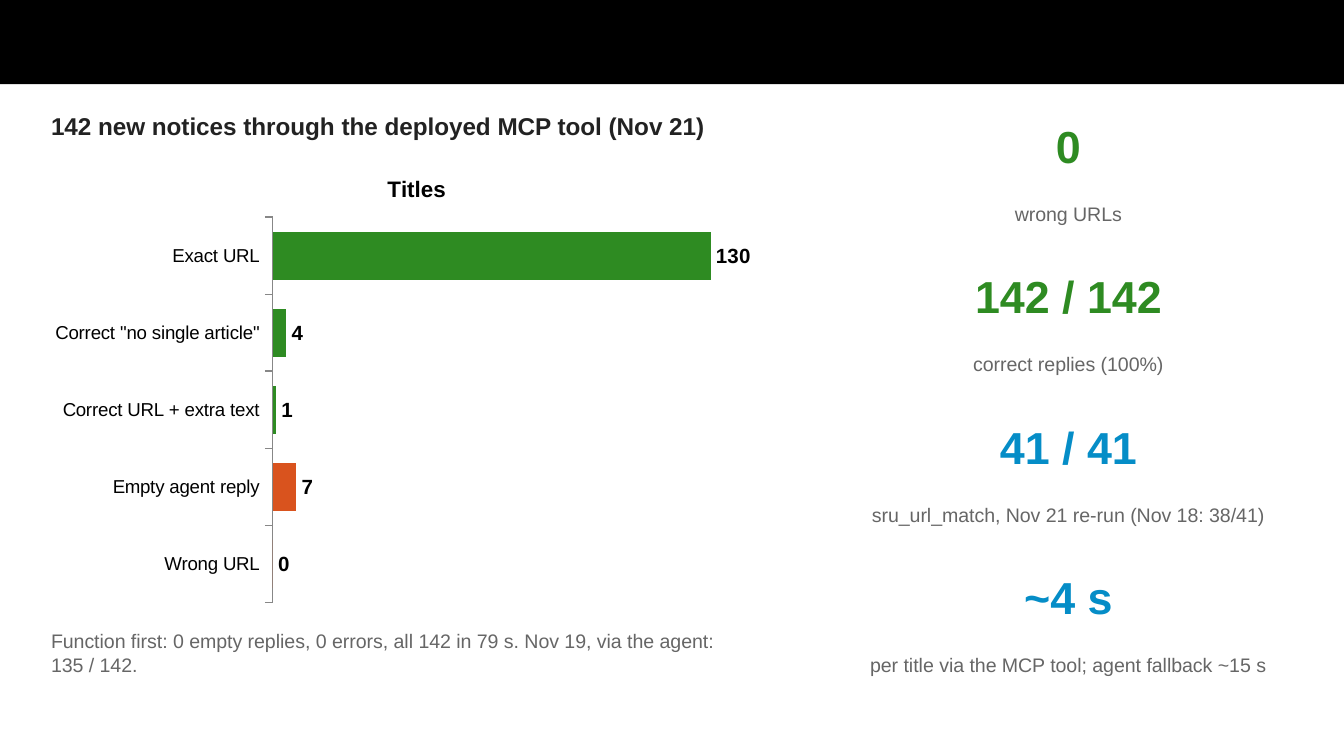
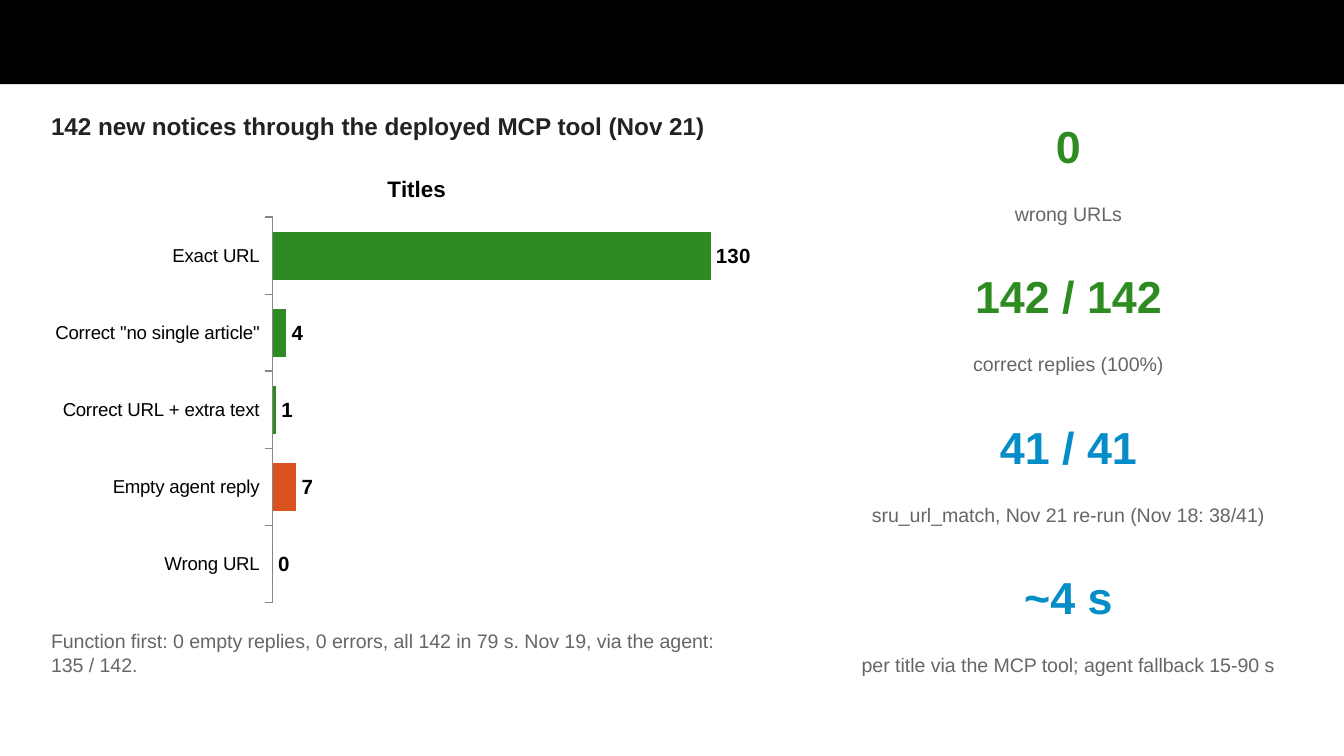
Before and after one commit to AmandaZXu-USDA/NAL, a slide deck: slide 13 of submission/GSA-MCP-Hackathon-mcp-sru-syntax.pptx (slide 10 before the commit). Drawn at 1344x756 pixels with LibreOffice and Linux fonts; fonts in the diff are those of the drawing. Boxes give left, top, right and bottom in pixels: in the first picture for what was removed or moved away, otherwise in the second. Text is boxed around its words. In the diff, an @@ line names an element or a change of style, - is before the commit and + after.

Commit message:
Presentation refined to the judging criteria: 20 slides with a criteria map, code organization and agent-goal tool design slides, eight-layer evaluation setup, current numbers (157 + 75 tests, 142/142, 41/41) and the two-app Playground demo

```diff
--- a/submission/GSA-MCP-Hackathon-mcp-sru-syntax.pptx
+++ b/submission/GSA-MCP-Hackathon-mcp-sru-syntax.pptx
@@ text at box(862, 658, 1275, 676): text changed @@
-per title via the MCP tool; agent fallback ~15 s
+per title via the MCP tool; agent fallback 15-90 s
```
Also in this commit, not shown: 6 other slides changed, 3 slides added, 1 other file.
